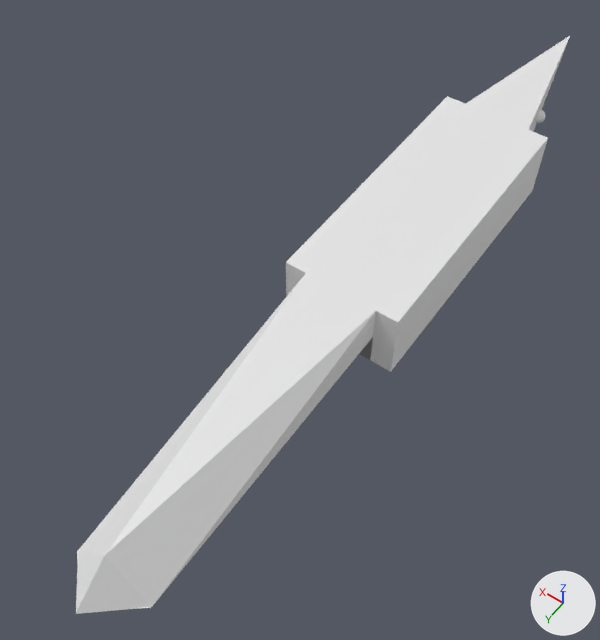
A saved change to the glTF model src/gator_walk.gltf.
Rendered twice from a 50 mm camera at (-1.65, 3.72, 4.54) aimed at (0.32, 0.97, 0.21). Arrows for +X, +Y and +Z are at lower right; the lights stay in place. Both versions are drawn at frame 45 of the action 'walk'; the numbers are the values there. Vertices at the same position are counted once.

In view in the first picture: 'body', 'eyeball', 'head', 'tail'.
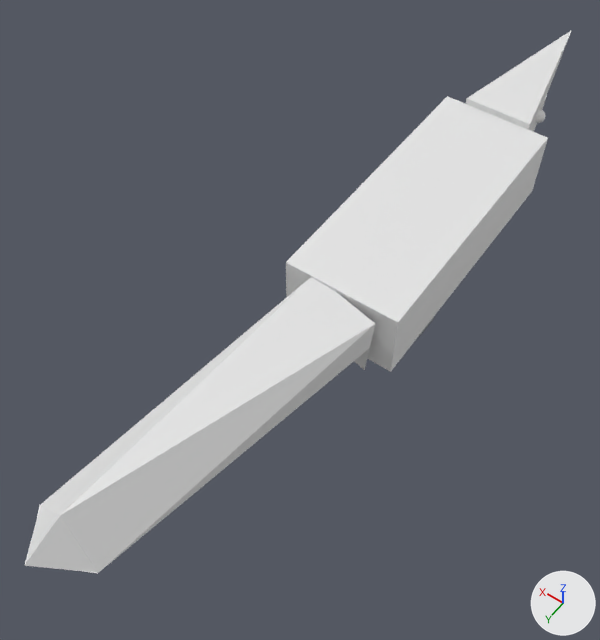
Location of each change, (x1, y1, x2, y2) in pixels of the pictures (600 x 640 px):
'tail', moved, turned
    before: (76, 273, 376, 614)
    after: (24, 277, 375, 574)
'eyeball', reshaped
    before: (535, 110, 545, 123)
    after: (466, 30, 572, 132)
'head', deleted
    before: (466, 36, 570, 131)
part 1 of me_sphere, added
    after: (466, 30, 572, 132)

The change, as a diff of the scene's bpy script:
```diff
--- a/src/gator_walk.gltf.py
+++ b/src/gator_walk.gltf.py
@@ me_sphere @@
 # used by ob_eyeball; location = (-0.15, -1.5, 0.5); scale = (0.05, 0.05, 0.05)
-me_sphere.from_pydata(...)  # 964 vertices, 1920 faces; spans x -1.0..7.0, y -1.0..1.0, z -1.0..1.0
+me_sphere.from_pydata(...)  # 986 vertices, 1951 faces; spans x -2.0..8.0, y -15.41..10.11, z -7.43..5.93
+# me_sphere part 1
+# 22 vertices are added at x -2.0..8.0, y -15.41..10.11, z -7.43..5.93
+# 31 new faces join them
+me_sphere.materials.append(mat_material_002)  # white #e7e7e7
@@ ob_tail @@
 ob_tail = bpy.data.objects.new('tail', me_cube_003)
-ob_tail.location = (0.0, 2.0, 0.5)
+ob_tail.location = (0.15, 2.0, 0.5)
+ob_tail.rotation_euler = (0.0239, -0.0627, -0.174)  # degrees (1.4, -3.6, -10)
 ob_tail.scale = (0.25, 1.0, 0.25)
@@ ob_head @@
-ob_head = bpy.data.objects.new('head', me_cube_002)
-ob_head.location = (0.0, -2.0, 0.5)
-ob_head.scale = (0.25, 1.0, 0.25)
```
